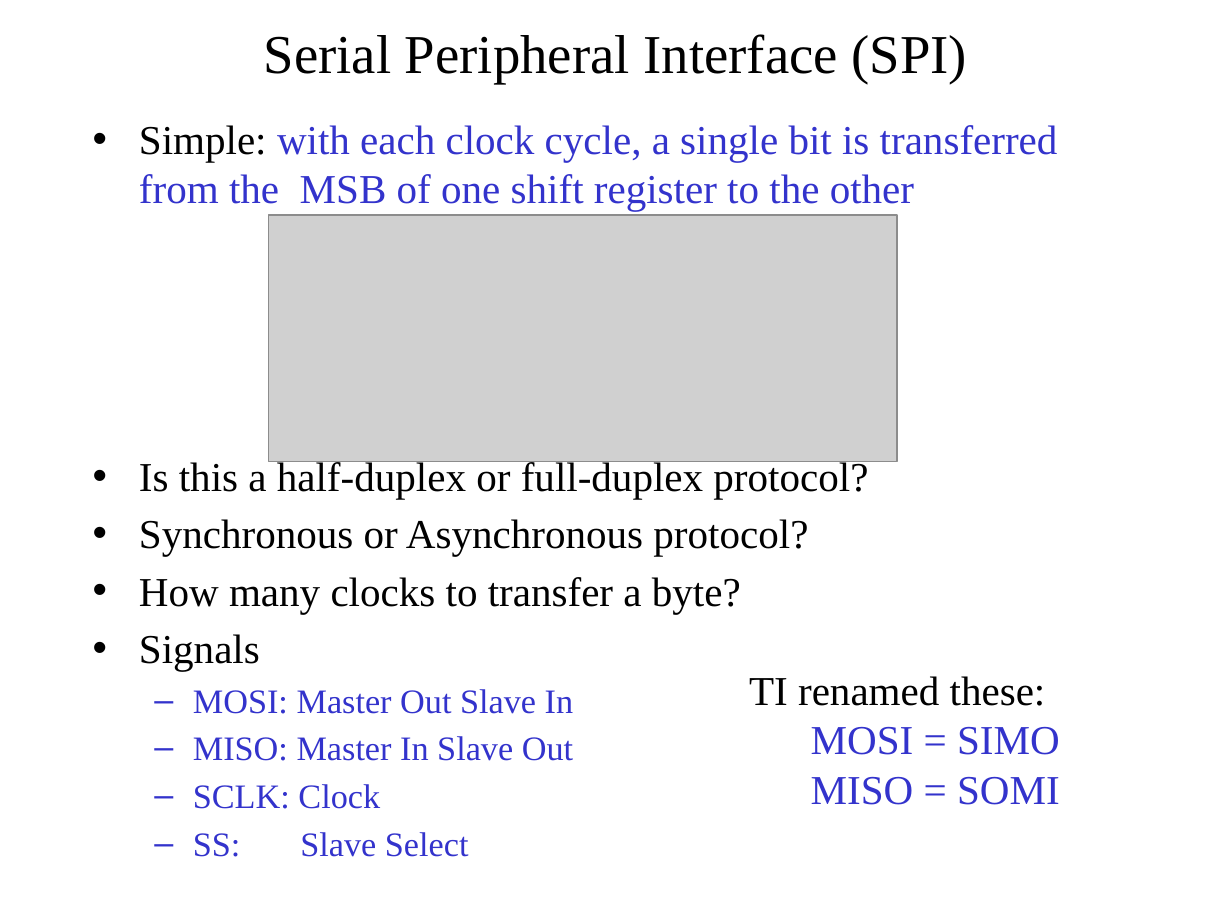
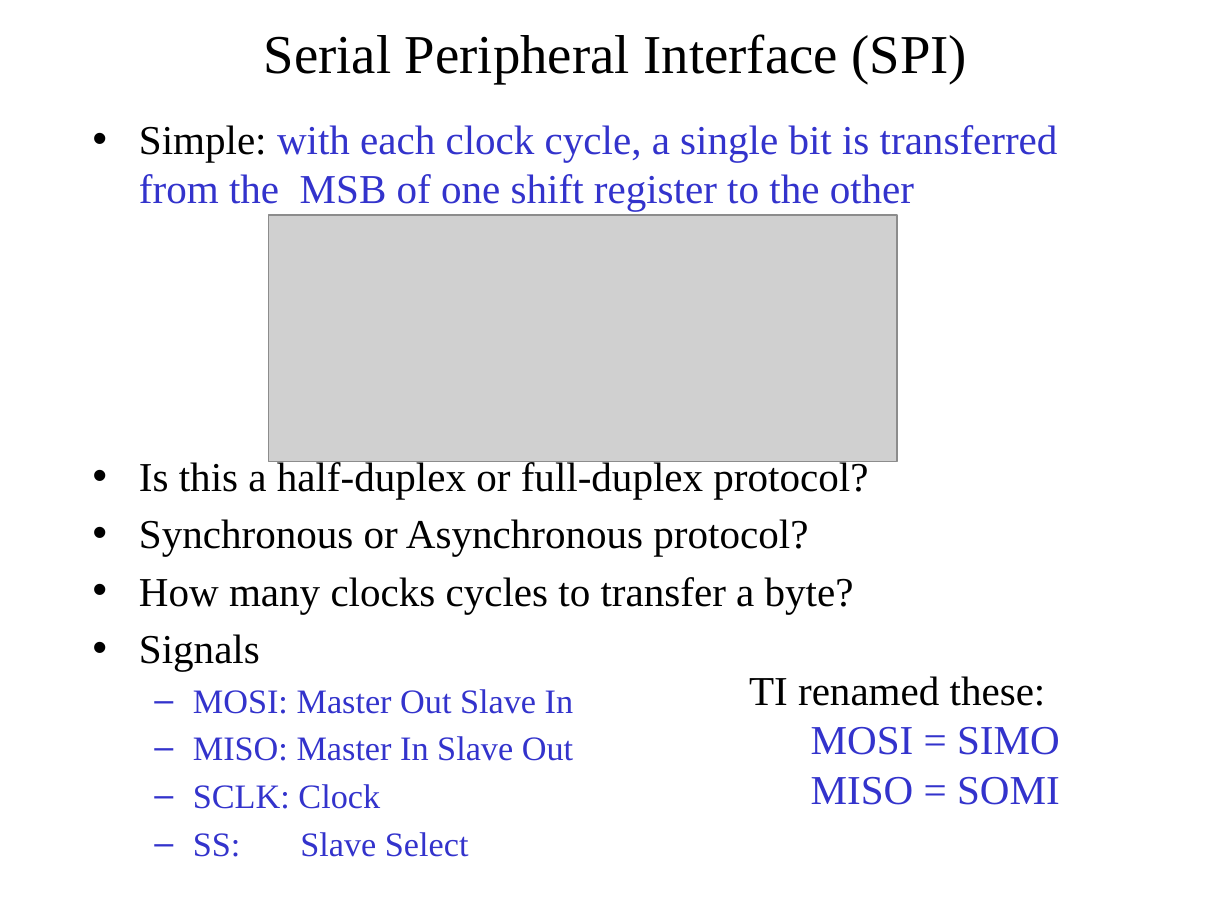
Before and after one commit to pw4rn3r/ECE382, a slide deck: slide 5 of notes/L15/Lsn15.pptx (slide 6 before the commit). Drawn at 1232x924 pixels with LibreOffice and Linux fonts; fonts in the diff are those of the drawing; grey boxes stand for pictures. Boxes give left, top, right and bottom in pixels: in the first picture for what was removed or moved away, otherwise in the second. Text is boxed around its words. In the diff, an @@ line names an element or a change of style, - is before the commit and + after.

```diff
--- a/notes/L15/Lsn15.pptx
+++ b/notes/L15/Lsn15.pptx
@@ text at [139,577,854,614]: text changed @@
-• How many clocks to transfer a byte?
+• How many clocks cycles to transfer a byte?
```
Also in this commit, not shown: 3 other slides changed, 9 slides added, 3 slides removed, 1 other file.
